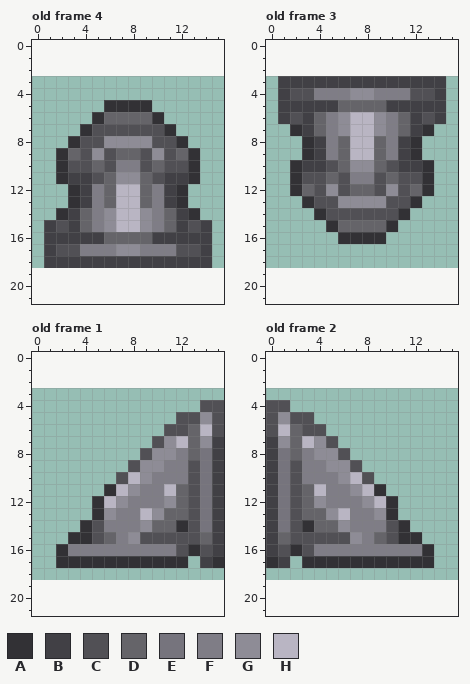
Two versions of one pixel-art file, Assets/Sprites/Objects/Factory Sprites/Distribution/UnderPipe/UnderPipe.aseprite. That is the earlier state.
16x16 pixels, 4 frames. Shown: old frame 4, old frame 3, old frame 1, old frame 2. The old version is drawn lined up with the new one, on the new canvas.
Palette (. is transparent): A #323135  B #414045  C #515055  D #656469  E #76747d  F #7f7d86  G #8e8c96  H #b9b5c3
Pixels before, old frame 4, first column x 1:
 5 .....AAAA.....
 6 ....ADDDDA....
 7 ...ACCCCCCA...
 8 ..ACCGGGGCCA..
 9 .ADCGCDDCGCDA.
10 .ACCDCFFCDCCA.
11 .ABBCDGGDCBBA.
12 ..ABFDHHDFBA..
13 ..ABFDHHDFBA..
14 .ABDFGHHGFDBA.
15 BCBDFGHHGFDBCB
16 BBBBBDDDDBBBBB
17 BCCFFFGGFFFCCB
18 BBBBBBBBBBBBBB
Pixels before, old frame 3, first column x 1:
 3 BBBBBBBBBBBBBB
 4 BCCFFFGGFFFCCB
 5 BBBBBDDDDBBBBB
 6 BCBDFGHHGFDBCB
 7 .ABDFGHHGFDBA.
 8 ..ABFDHHDFBA..
 9 ..ABFDHHDFBA..
10 .ABBCDGGDCBBA.
11 .ACCDCFFCDCCA.
12 .ADCGCDDCGCDA.
13 ..ACCGGGGCCA..
14 ...ACCCCCCA...
15 ....ADDDDA....
16 .....AAAA.....
Pixels before, old frame 1, first column x 2:
 4 ............CC
 5 ..........CCGC
 6 .........CCDHC
 7 ........CGHDGB
 8 .......CGGFDEB
 9 ......CGGFFCEB
10 .....CHGFFFCEB
11 ....AHGFFHDCEB
12 ...AHGFFFGDCEB
13 ...AGFFHGDDCEB
14 ..ACFFFGDDACEB
15 .AACDFGCCCCCDB
16 AFFFFFFFFFCACB
17 AAAAAAAAAAA.BA
Pixels before, old frame 2, first column x 0:
 4 CC............
 5 CGCC..........
 6 CHDCC.........
 7 BGDHGC........
 8 BEDFGGC.......
 9 BECFFGGC......
10 BECFFFGHC.....
11 BECDHFFGHA....
12 BECDGFFFGHA...
13 BECDDGHFFGA...
14 BECADDGFFFCA..
15 BDCCCCCGFDCAA.
16 BCACFFFFFFFFFA
17 AB.AAAAAAAAAAA
Now the later version:
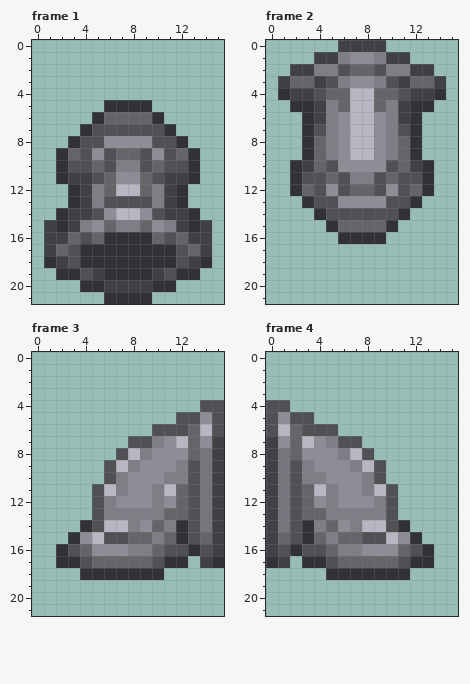
A new or re-ordered frame is compared with the old frame closest to it.
Changes in this commit:
canvas 16x16 -> 16x22, the old top-left corner now at 0,3
frames re-ordered
Frame 1 against old frame 4:
y 13: x 6..9 DHHD -> CCCC
y 14: x 4..5 DF -> BC; x 10..11 FD -> CB
y 15: x 2 C -> A; x 4..11 DFGHHGFD -> FGDFFDGF; x 13 C -> A
y 16: x 3..12 BBBDDDDBBB -> DCDAAAADCD
y 17: x 2 C -> D; x 4..11 FFFGGFFF -> AAAAAAAA; x 13 C -> D
y 18: x 1 B -> A; x 3..12 BBBBBBBBBB -> CAAAAAAAAC; x 14 B -> A
y 19: x 2..13 ............ -> AACBAAAABCAA
y 20: x 4..11 ........ -> AABBBBAA
y 21: x 6..9 .... -> AAAA
Frame 2 against old frame 3:
y 0: x 6..9 .... -> BBBB
y 1: x 4..11 ........ -> BBFGGFBB
y 2: x 2..13 ............ -> BBFFCDDCFFBB
y 3: x 2..3 BB -> DD; x 5..10 BBBBBB -> CFGGFC; x 12..13 BB -> DD
y 4: x 1..14 BCCFFFGGFFFCCB -> ABBCDDHHDDCBBA
y 5: x 1..3 BBB -> .AA; x 5 B -> F; x 7..8 DD -> HH; x 10 B -> F; x 12..14 BBB -> AA.
y 6: x 1..4 BCBD -> ..AB; x 11..14 DBCB -> BA..
y 7: x 2..4 ABD -> .AC; x 11..13 DBA -> CA.
y 8..10: x 4 B -> D; x 6 D -> G; x 9 D -> G; x 11 B -> D
Frame 3 against old frame 1:
y 6: x 10 . -> C
y 7: x 8..10 ..C -> CCF
y 8: x 7..9 ..C -> CHF; x 12 F -> G
y 9: x 6..8 ..C -> CHF; x 11 F -> G
y 10: x 6..8 .CH -> CFG; x 10 F -> G
y 11: x 5..7 .AH -> CHF; x 9 F -> G
y 12: x 5..6 AH -> CF; x 8..9 FF -> GG
y 13: x 5..6 AG -> CF; x 9..10 HG -> FF
y 14: x 6..7 FF -> HH; x 11 D -> F
y 15: x 4..12 ACDFGCCCC -> GHCCDDFDA
y 16: x 3..7 FFFFF -> CDGGG; x 10..11 FF -> DC
y 17: x 4..10 AAAAAAA -> CDDDDDC
y 18: x 4..10 ....... -> AAAAAAA
Frame 4 against old frame 2:
y 6: x 5 . -> C
y 7: x 5..7 C.. -> FCC
y 8: x 3 F -> G; x 6..8 C.. -> FHC
y 9: x 4 F -> G; x 7..9 C.. -> FHC
y 10: x 5 F -> G; x 7..9 HC. -> GFC
y 11: x 6 F -> G; x 8..10 HA. -> FHC
y 12: x 6..7 FF -> GG; x 9..10 HA -> FC
y 13: x 5..6 GH -> FF; x 9..10 GA -> FC
y 14: x 4 D -> F; x 8..9 FF -> HH
y 15: x 3..11 CCCCGFDCA -> ADFDDCCHG
y 16: x 4..5 FF -> CD; x 8..12 FFFFF -> GGGDC
y 17: x 5..11 AAAAAAA -> CDDDDDC
y 18: x 5..11 ....... -> AAAAAAA
Pixel boxes of the changes (left, top, right, bottom) in both pictures:
changed: (44, 196, 212, 304)
changed: (278, 40, 446, 172)
changed: (68, 424, 188, 580)
changed: (302, 424, 422, 580)
